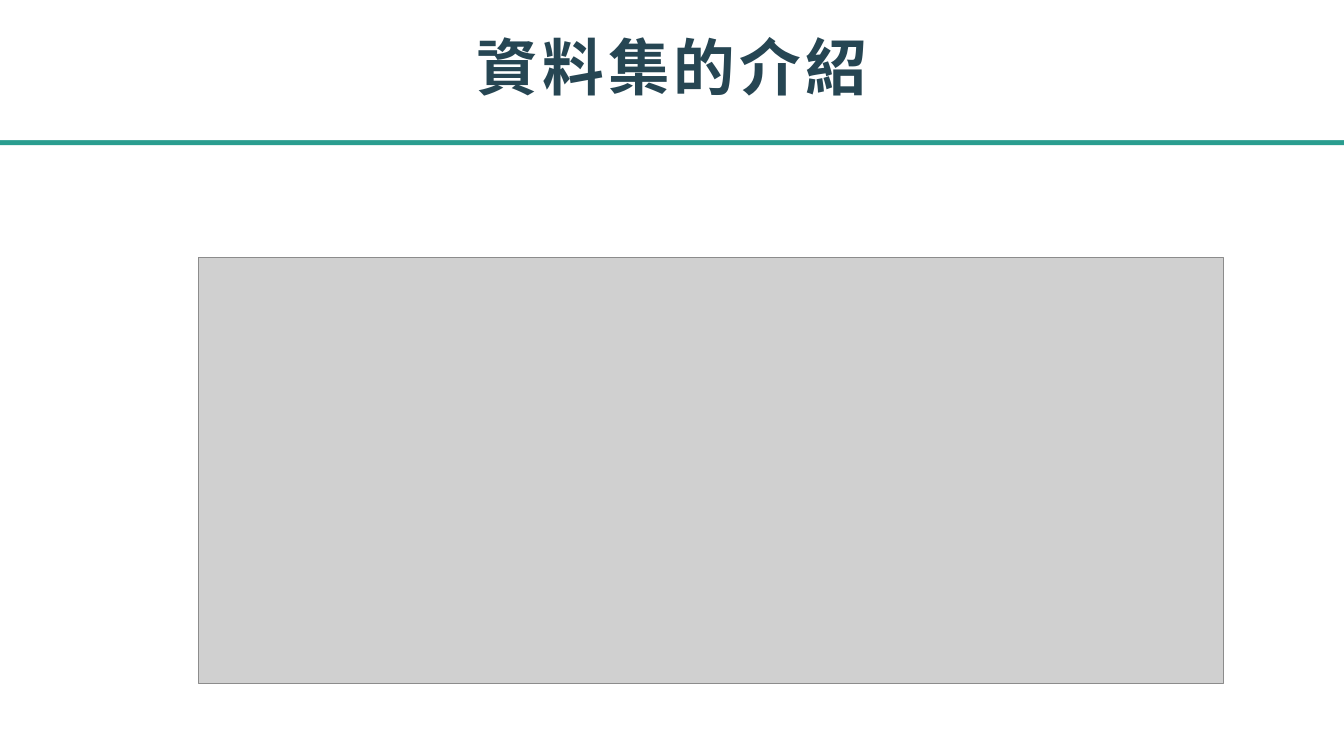
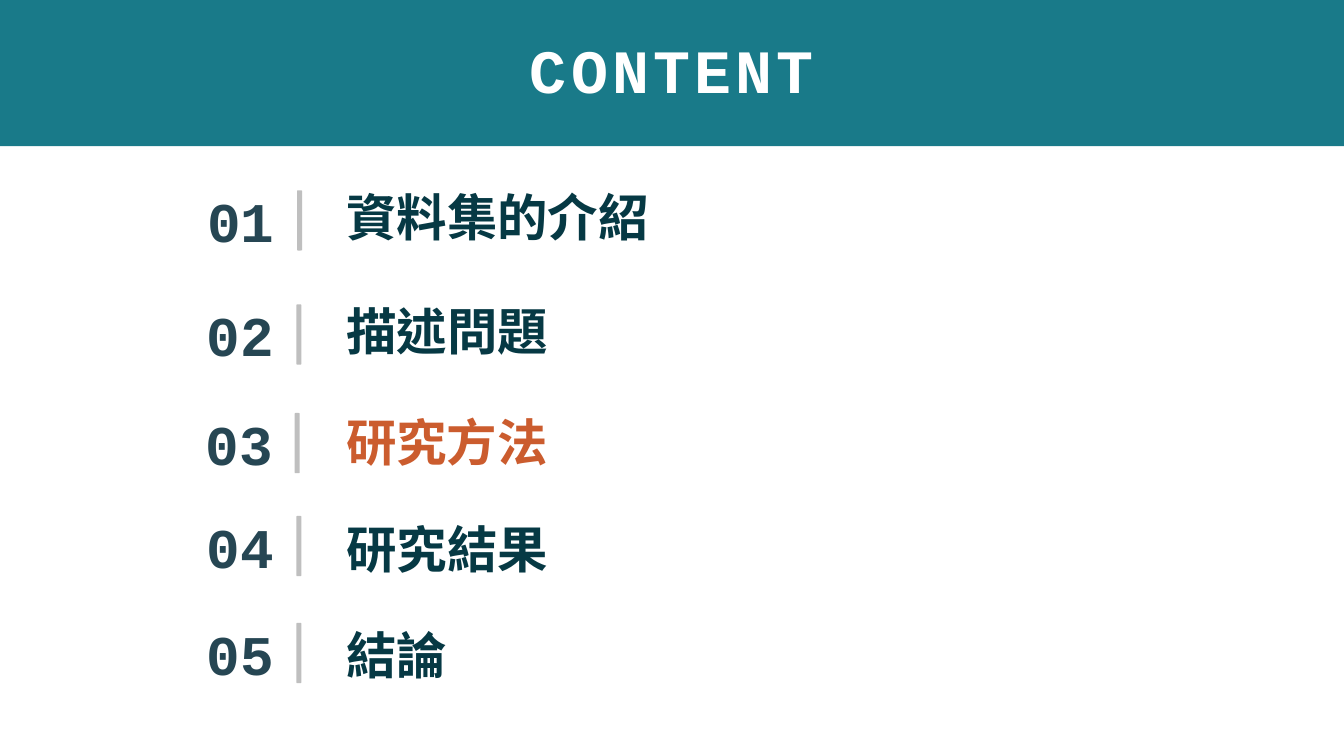
Before and after one commit to jhuangyahui/datamining, a slide deck: slide 8 of datamining.pptx. Drawn at 1344x756 pixels with LibreOffice and Linux fonts; fonts in the diff are those of the drawing; grey boxes stand for pictures. Boxes give left, top, right and bottom in pixels: in the first picture for what was removed or moved away, otherwise in the second. Text is boxed around its words. In the diff, an @@ line names an element or a change of style, - is before the commit and + after.

```diff
--- a/datamining.pptx
+++ b/datamining.pptx
@@ title added at (0,0,1344,146), fill #197A89, 44 pt, text #FFFFFF, bold @@
+CONTENT
@@ rectangle removed at (0,140,1344,145) @@
@@ text added at (207,204,274,243), 40 pt, text #264653, bold @@
+01
@@ rounded rectangle added at (297,191,302,251), fill #BFBFBF @@
@@ text "資料集的介紹": place and size @@
-text "資料集的介紹" at (0,0,1344,140)
+text "資料集的介紹" at (346,193,648,241)
@@ text "資料集的介紹" at (346,193,648,241): size 44 to 36 pt, text colour #264653 to #063944, letter spacing 3 to 0 pt; alignment centre to left; line spacing 0.9 to 1; vertical alignment middle to top; fill #FFFFFF to none @@
@@ picture removed at (199,257,1224,684) @@
@@ text added at (206,318,273,357), 40 pt, text #264653, bold @@
+02
@@ rounded rectangle added at (296,304,301,365), fill #BFBFBF @@
@@ text added at (346,307,548,355), 36 pt, text #063944, bold @@
+描述問題
@@ rounded rectangle added at (294,413,299,474), fill #BFBFBF @@
@@ text added at (346,417,548,466), 36 pt, text #CB5C2E, bold @@
+研究方法
@@ text added at (206,427,273,466), 40 pt, text #264653, bold @@
+03
@@ text added at (206,530,273,569), 40 pt, text #264653, bold @@
+04
@@ rounded rectangle added at (296,516,301,577), fill #BFBFBF @@
@@ text added at (346,525,548,573), 36 pt, text #063944, bold @@
+研究結果
@@ rounded rectangle added at (296,623,301,684), fill #BFBFBF @@
@@ text added at (206,637,273,676), 40 pt, text #264653, bold @@
+05
@@ text added at (346,631,447,679), 36 pt, text #063944, bold @@
+結論
```
Also in this commit, not shown: 8 other slides changed, 11 slides added, 3 slides removed, 11 other files.
